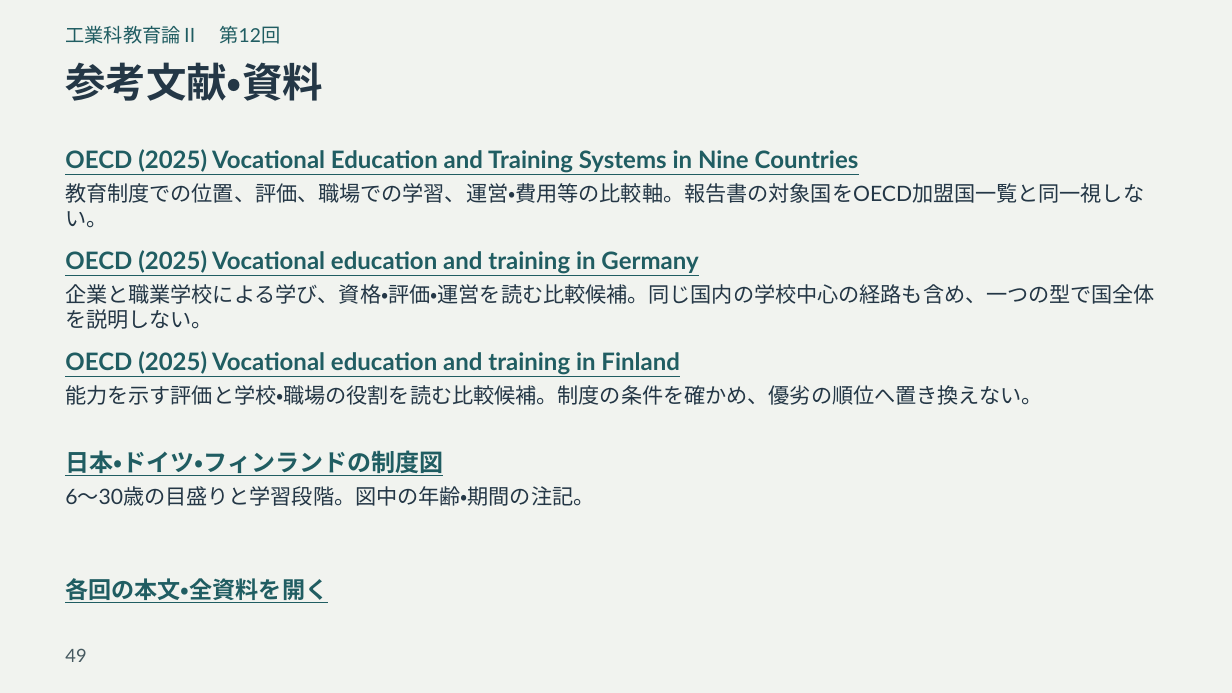
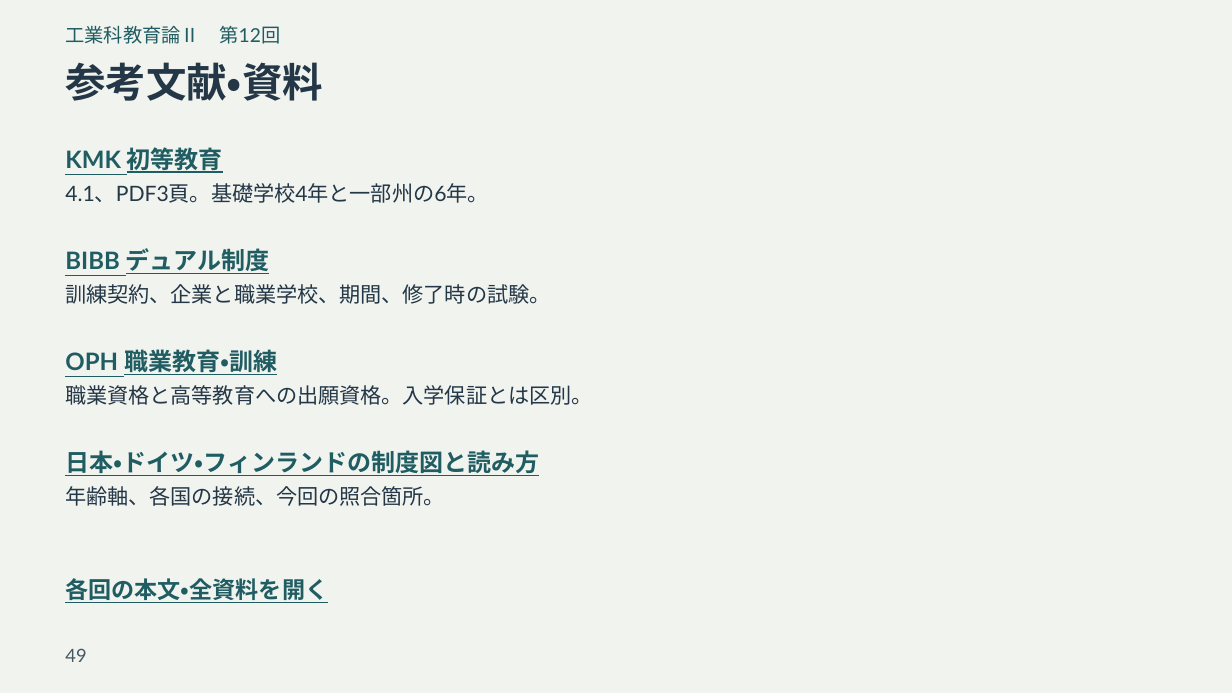
Before and after one commit to zooc-14calbp/industrial-education-ii, a slide deck: slide 49 of reorganized/20261105/expanded/slides.pptx. Drawn at 1232x693 pixels with LibreOffice and Linux fonts; fonts in the diff are those of the drawing. Boxes give left, top, right and bottom in pixels: in the first picture for what was removed or moved away, otherwise in the second. Text is boxed around its words. In the diff, an @@ line names an element or a change of style, - is before the commit and + after.

Commit message:
Clarify curriculum tables and international education pathways

```diff
--- a/reorganized/20261105/expanded/slides.pptx
+++ b/reorganized/20261105/expanded/slides.pptx
@@ text at [65,144,223,175]: text changed @@
-OECD (2025) Vocational Education and Training Systems in Nine Countries
+KMK 初等教育
@@ text at [65,183,488,203]: text changed @@
-教育制度での位置、評価、職場での学習、運営・費用等の比較軸。報告書の対象国をOECD加盟国一覧と同一視しない。
+4.1、PDF3頁。基礎学校4年と一部州の6年。
@@ text at [65,248,269,274]: text changed @@
-OECD (2025) Vocational education and training in Germany
+BIBB デュアル制度
@@ text at [65,284,550,304]: text changed @@
-企業と職業学校による学び、資格・評価・運営を読む比較候補。同じ国内の学校中心の経路も含め、一つの型で国全体を説明しない。
+訓練契約、企業と職業学校、期間、修了時の試験。
@@ text at [65,346,277,377]: text changed @@
-OECD (2025) Vocational education and training in Finland
+OPH 職業教育・訓練
@@ text at [65,385,592,405]: text changed @@
-能力を示す評価と学校・職場の役割を読む比較候補。制度の条件を確かめ、優劣の順位へ置き換えない。
+職業資格と高等教育への出願資格。入学保証とは区別。
@@ text at [65,450,539,476]: text changed @@
-日本・ドイツ・フィンランドの制度図
+日本・ドイツ・フィンランドの制度図と読み方
@@ text at [65,486,445,506]: text changed @@
-6〜30歳の目盛りと学習段階。図中の年齢・期間の注記。
+年齢軸、各国の接続、今回の照合箇所。
```
Also in this commit, not shown: 3 other slides changed, 13 other files.
